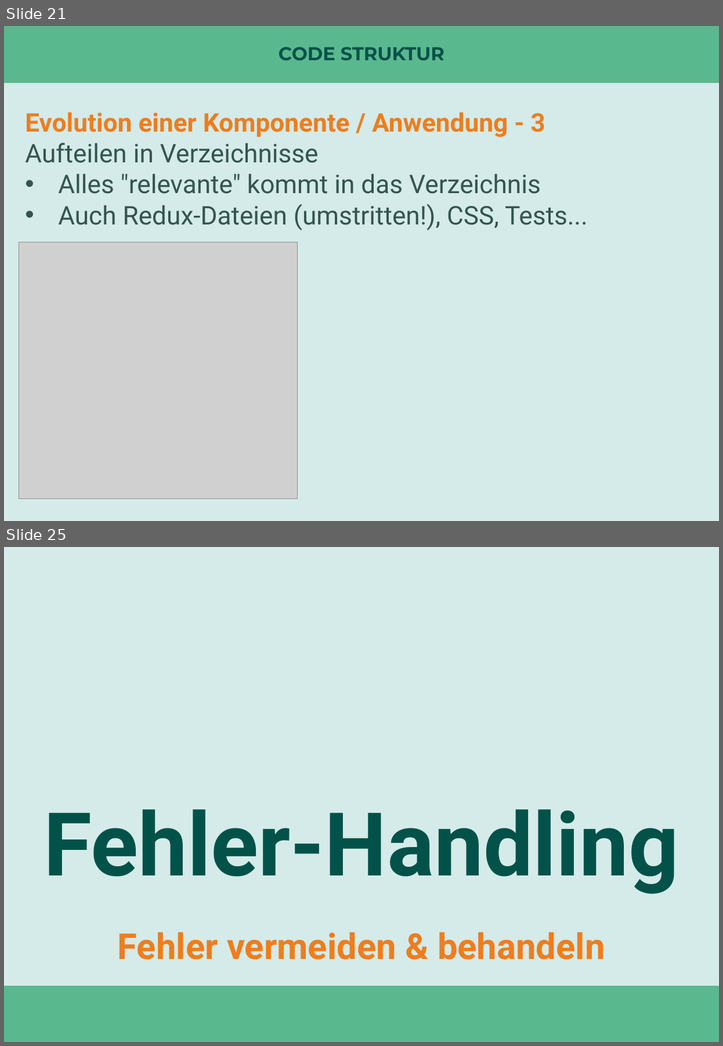
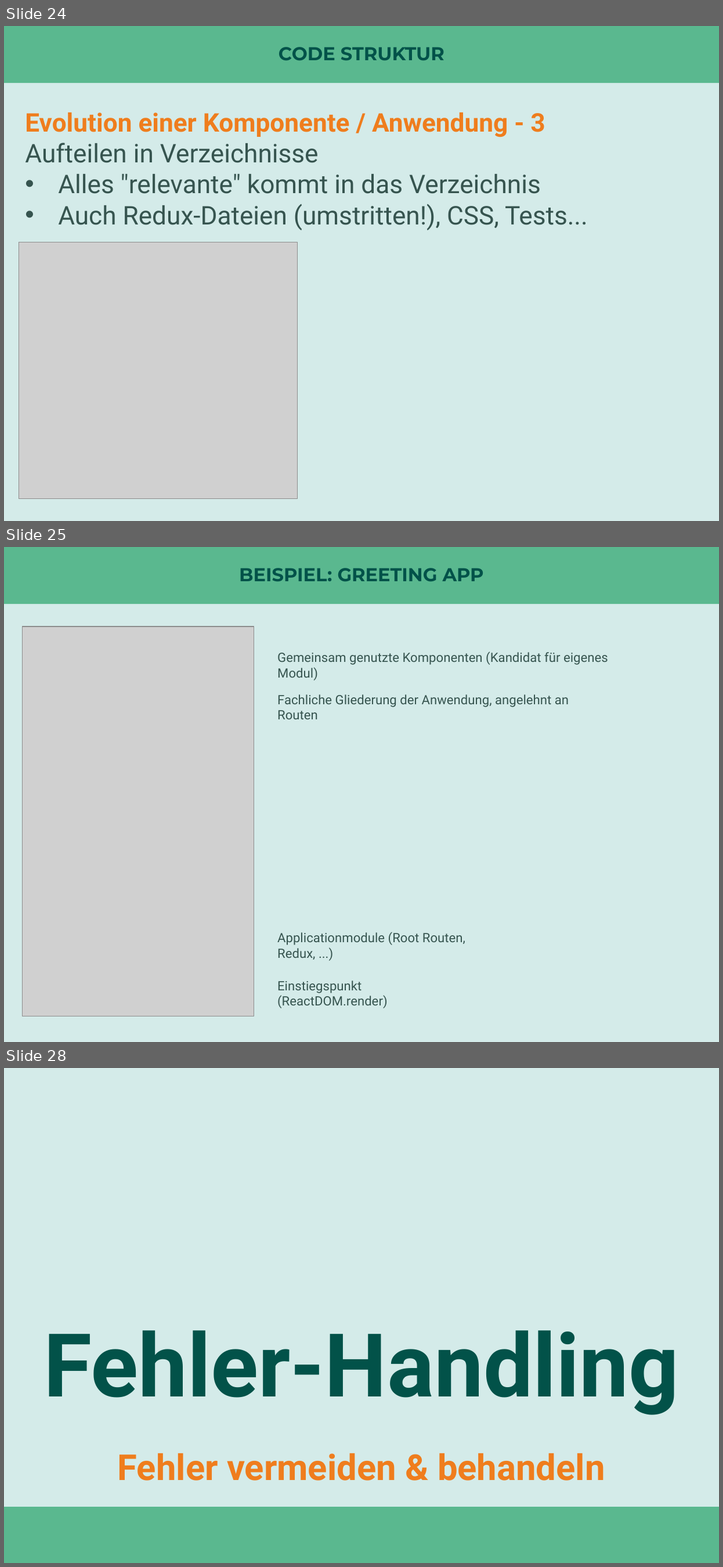
Before and after one commit to nilshartmann/react-talk, a slide deck: react-in-enterprise-anwendungen.pptx. Shown one above the other, each under a label of ours: slides 21 and 25 before the commit, slides 24, 25 and 28 after it; the slides between them are not shown. The pictures are 723x1046 and 723x1567 pixels, drawn with LibreOffice and Linux fonts; fonts in the diff are those of the drawing; grey boxes stand for pictures. Boxes give left, top, right and bottom in pixels: in the first picture for what was removed or moved away, otherwise in the second. Text is boxed around its words. In the diff, an @@ line names an element or a change of style, - is before the commit and + after.

```diff
--- a/react-in-enterprise-anwendungen.pptx
+++ b/react-in-enterprise-anwendungen.pptx
@@ slide 25 added at (4, 547, 719, 1042), background #D4EBE9; not listed: 1 template element that a slide beside it also shows @@
@@ title added at (239, 568, 484, 581), 20.3 pt, text #025249, bold @@
+BEISPIEL: GREETING APP
@@ picture added at (23, 626, 254, 1016) @@
@@ text added at (277, 651, 608, 680), 14 pt, text #36544F @@
+Gemeinsam genutzte Komponenten (Kandidat für eigenes Modul)
@@ text added at (277, 694, 568, 719), 14 pt, text #36544F @@
+Fachliche Gliederung der Anwendung, angelehnt an Routen
@@ text added at (277, 932, 465, 959), 14 pt, text #36544F @@
+Applicationmodule (Root Routen, Redux, ...)
@@ text added at (277, 980, 387, 1008), 14 pt, text #36544F @@
+Einstiegspunkt (ReactDOM.render)
@@ what was slide 21 is now slide 24 @@
@@ what was slide 25 is now slide 28 @@
```
Also in this commit, not shown: 3 slides changed, 3 other slides added, 1 slide removed, 1 other file.
